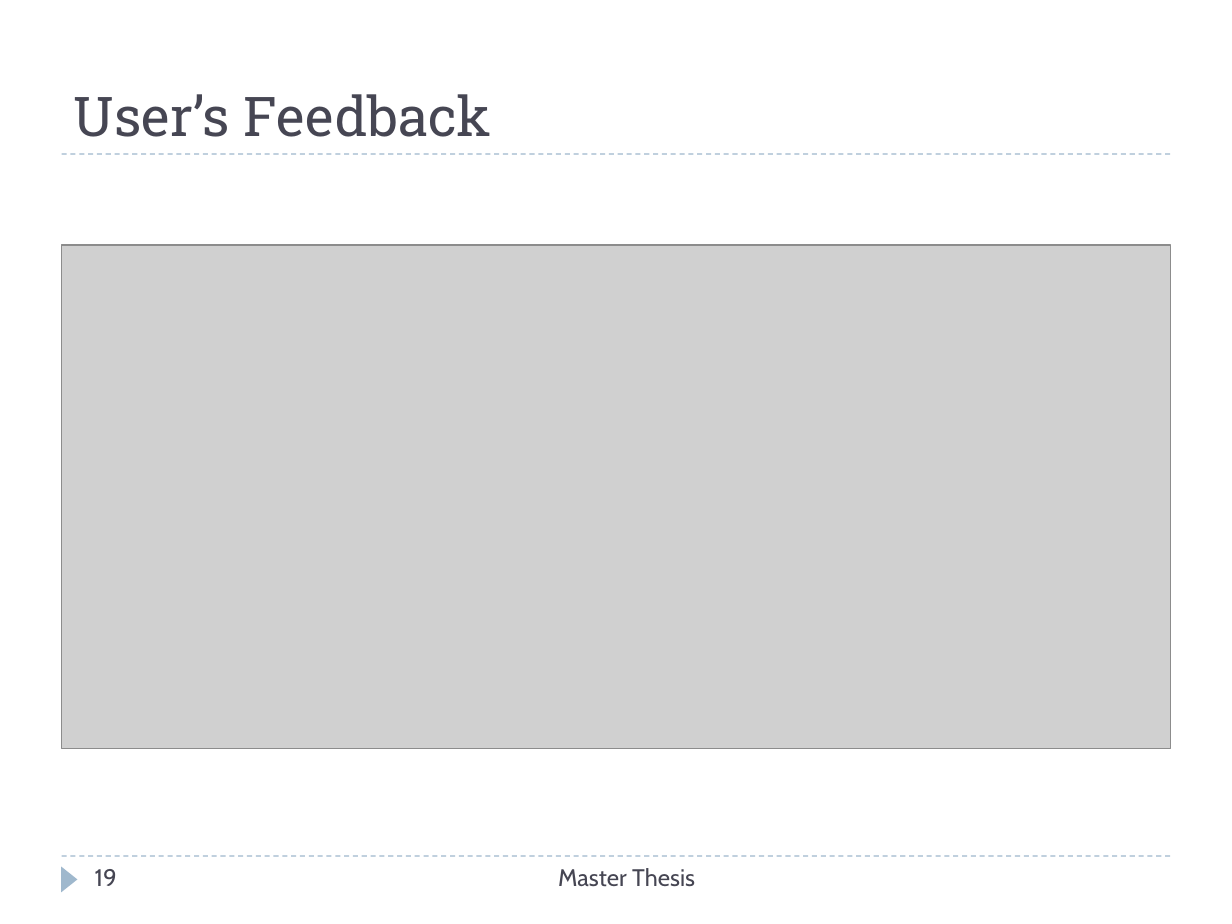
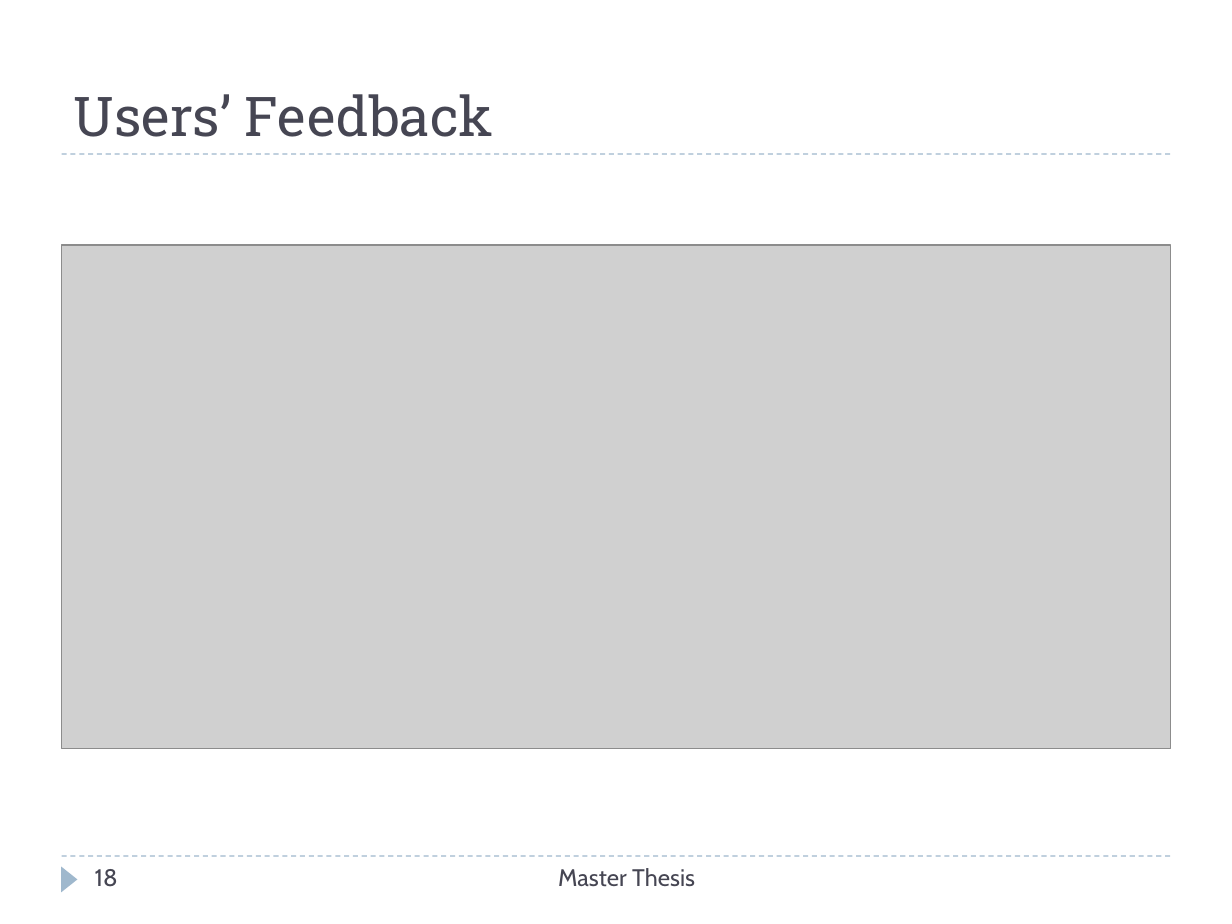
Before and after one commit to Christos-Papoulas/master_thesis, a slide deck: slide 18 of presentation/presentation.pptx (slide 19 before the commit). Drawn at 1232x924 pixels with LibreOffice and Linux fonts; fonts in the diff are those of the drawing; grey boxes stand for pictures. Boxes give left, top, right and bottom in pixels: in the first picture for what was removed or moved away, otherwise in the second. Text is boxed around its words. In the diff, an @@ line names an element or a change of style, - is before the commit and + after.

```diff
--- a/presentation/presentation.pptx
+++ b/presentation/presentation.pptx
@@ title at bbox=[74, 94, 493, 137]: text changed @@
-User’s Feedback
+Users’ Feedback
@@ page number at bbox=[95, 869, 118, 887]: text changed @@
-19
+18
```
Also in this commit, not shown: 14 other slides changed, 1 slide removed, 10 other files.
